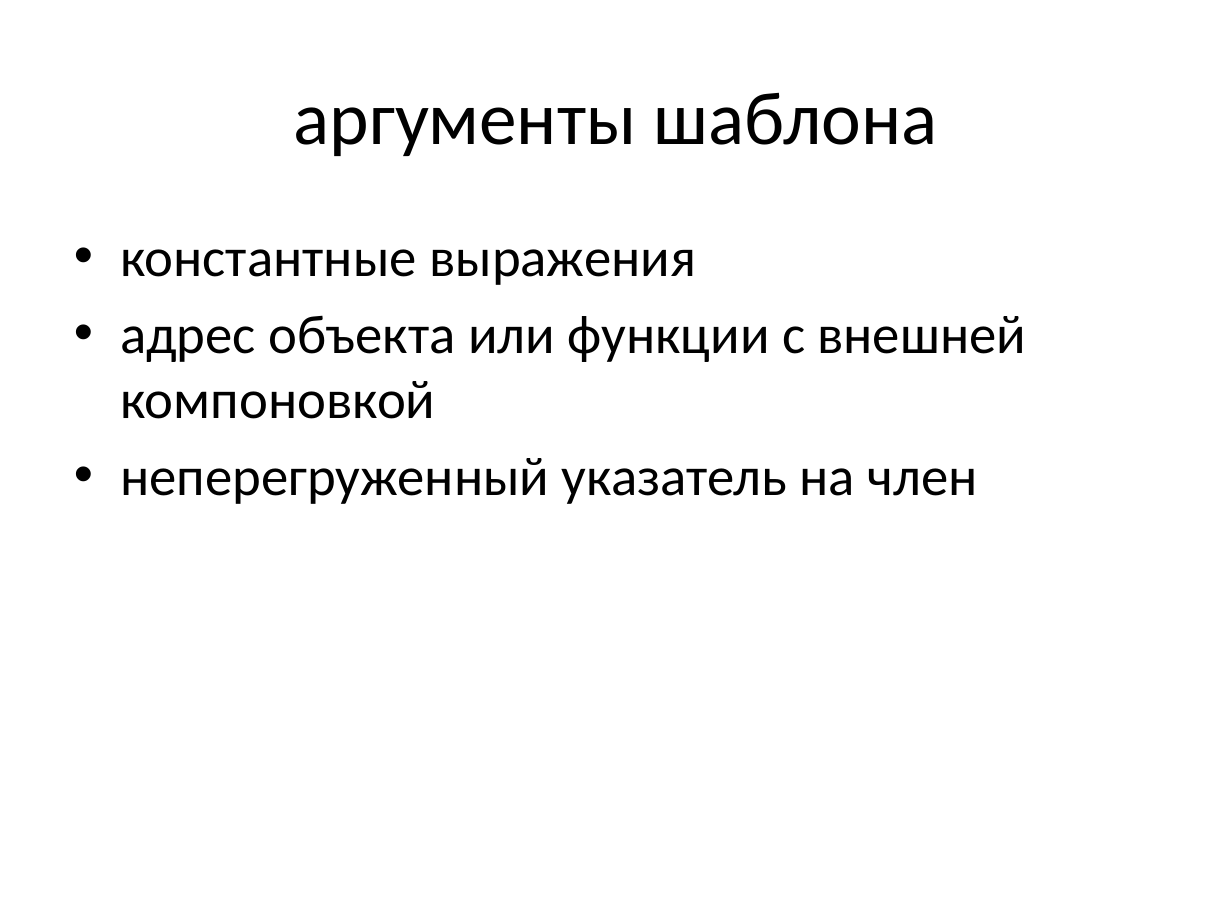
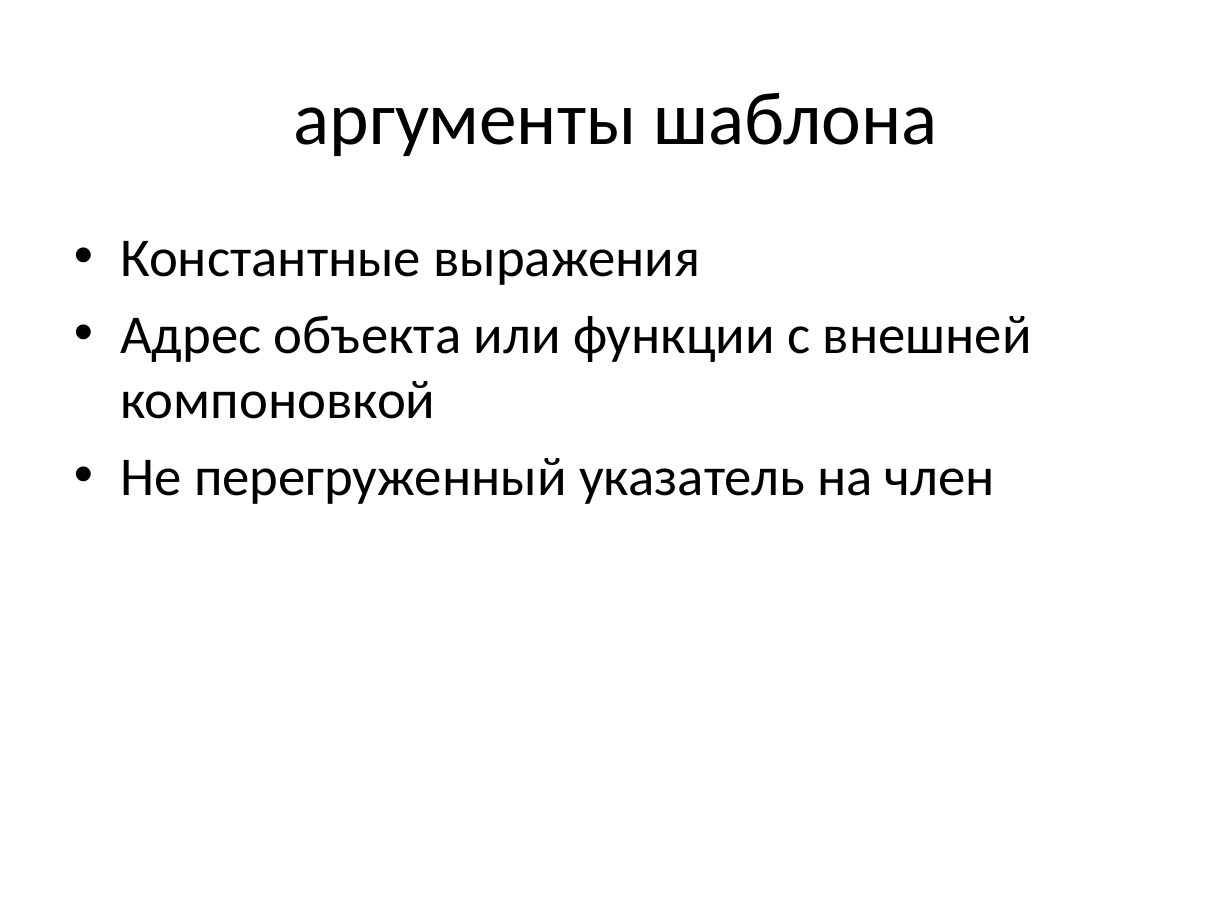
Before and after one commit to tscherkas/cpp_craft_1013, a slide deck: slide 12 of lections/cpp_craft_lec_5_pre.pptx. Drawn at 1232x924 pixels with LibreOffice and Linux fonts; fonts in the diff are those of the drawing. Boxes give left, top, right and bottom in pixels: in the first picture for what was removed or moved away, otherwise in the second. Text is boxed around its words. In the diff, an @@ line names an element or a change of style, - is before the commit and + after.

```diff
--- a/lections/cpp_craft_lec_5_pre.pptx
+++ b/lections/cpp_craft_lec_5_pre.pptx
@@ text at (x1=120, y1=241, x2=1032, y2=504): text changed @@
-• константные выражения
-• адрес объекта или функции с внешней компоновкой
-• неперегруженный указатель на член
+• Константные выражения
+• Адрес объекта или функции с внешней компоновкой
+• Не перегруженный указатель на член
```
Also in this commit, not shown: 8 other slides changed, 4 other files.
